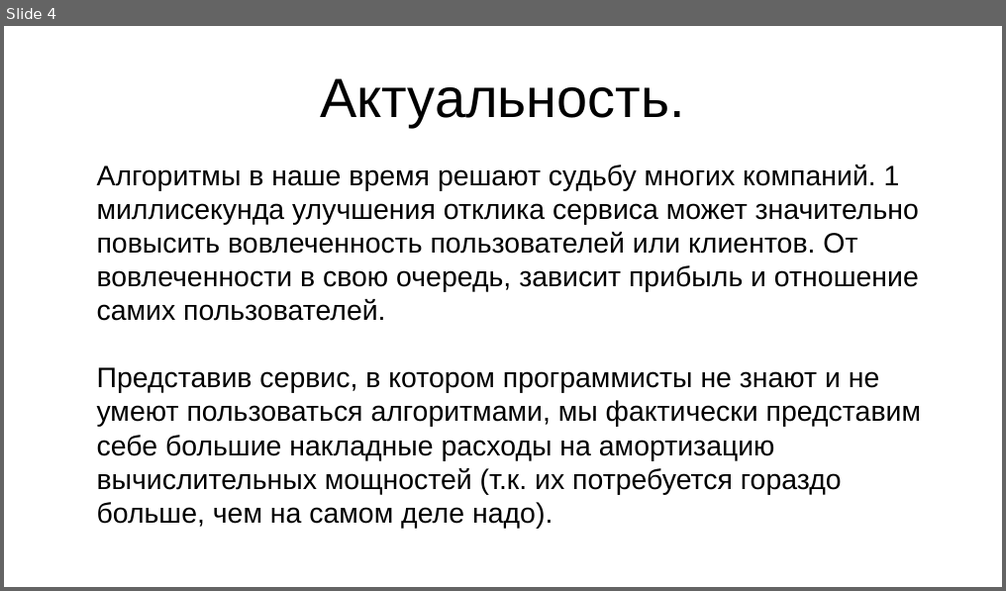
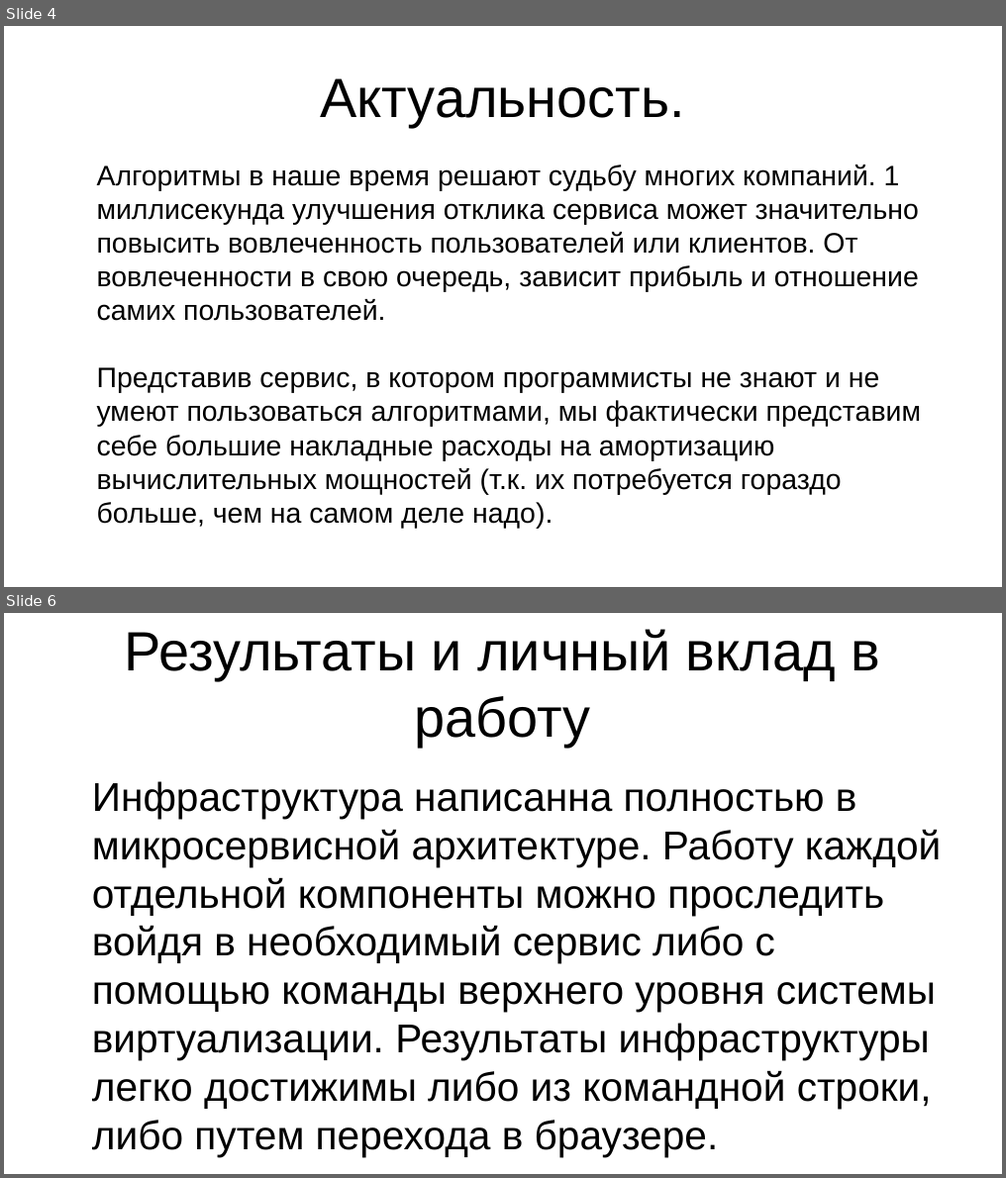
Before and after one commit to Kipparis/diplom, a slide deck: presentation.odp. Shown one above the other, each under a label of ours: slide 4 before the commit, slides 4 and 6 after it; the slides between them are not shown. The pictures are 1006x591 and 1006x1178 pixels, drawn with LibreOffice and Linux fonts; fonts in the diff are those of the drawing. Boxes give left, top, right and bottom in pixels: in the first picture for what was removed or moved away, otherwise in the second. Text is boxed around its words. In the diff, an @@ line names an element or a change of style, - is before the commit and + after.

```diff
--- a/presentation.odp
+++ b/presentation.odp
@@ slide 6 added at [4,613,1002,1174], background #FFFFFF @@
@@ title added at [125,629,880,747], 44 pt, text #000000 @@
+Результаты и личный вклад в работу
@@ text added at [92,781,941,1157], 32 pt, text #000000 @@
+Инфраструктура написанна полностью в микросервисной архитектуре. Работу каждой отдельной компоненты можно проследить войдя в необходимый сервис либо с помощью команды верхнего уровня системы виртуализации. Результаты инфраструктуры легко достижимы либо из командной строки, либо путем перехода в браузере.
```
Also in this commit, not shown: 1 slide changed, 1 other slide added, 7 other files.
